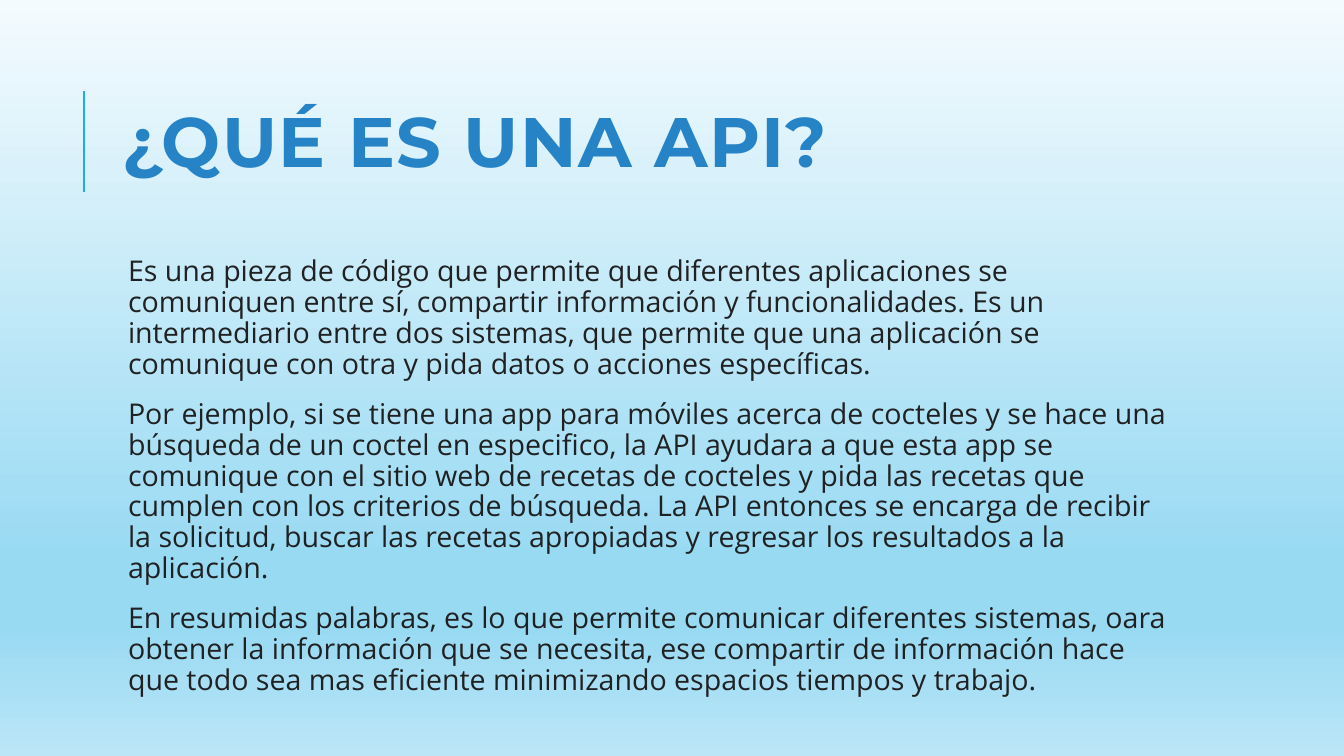
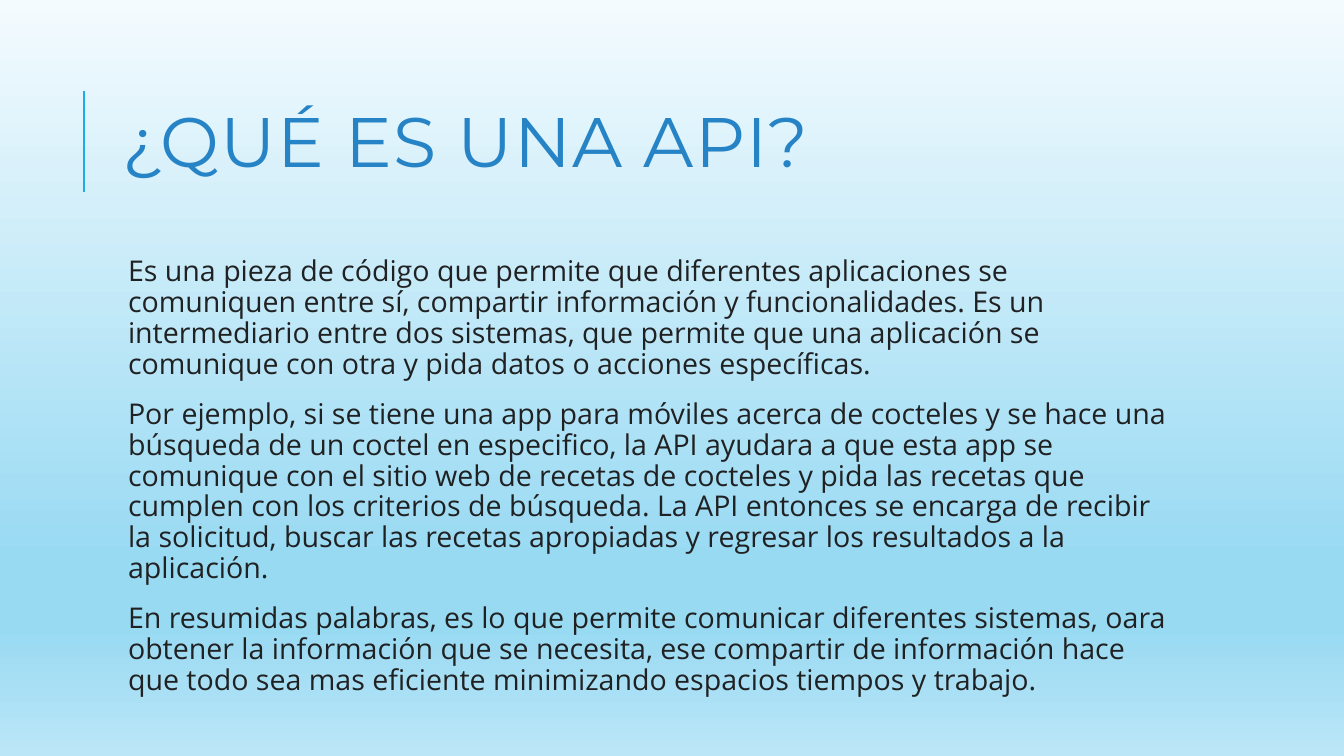
Before and after one commit to Nanoprogr/checkpoint_devcamp, a slide deck: slide 6 of checkpoint 6/Checkpoint 6.pptx. Drawn at 1344x756 pixels with LibreOffice and Linux fonts; fonts in the diff are those of the drawing. Boxes give left, top, right and bottom in pixels: in the first picture for what was removed or moved away, otherwise in the second. Text is boxed around its words. In the diff, an @@ line names an element or a change of style, - is before the commit and + after.

```diff
--- a/checkpoint 6/Checkpoint 6.pptx
+++ b/checkpoint 6/Checkpoint 6.pptx
@@ title "¿QUÉ ES UNA API?" at (x1=123, y1=105, x2=809, y2=178): bold off @@
```
Also in this commit, not shown: 2 other files.
